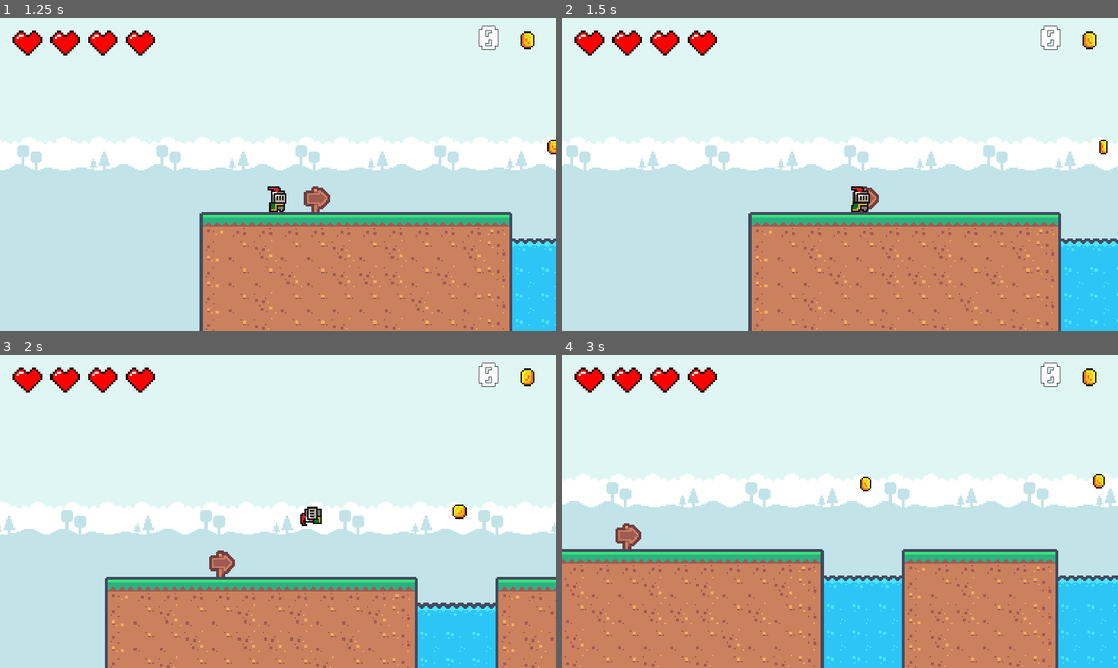
Above: before the commit, frames 1-4 (two rows, left to right).
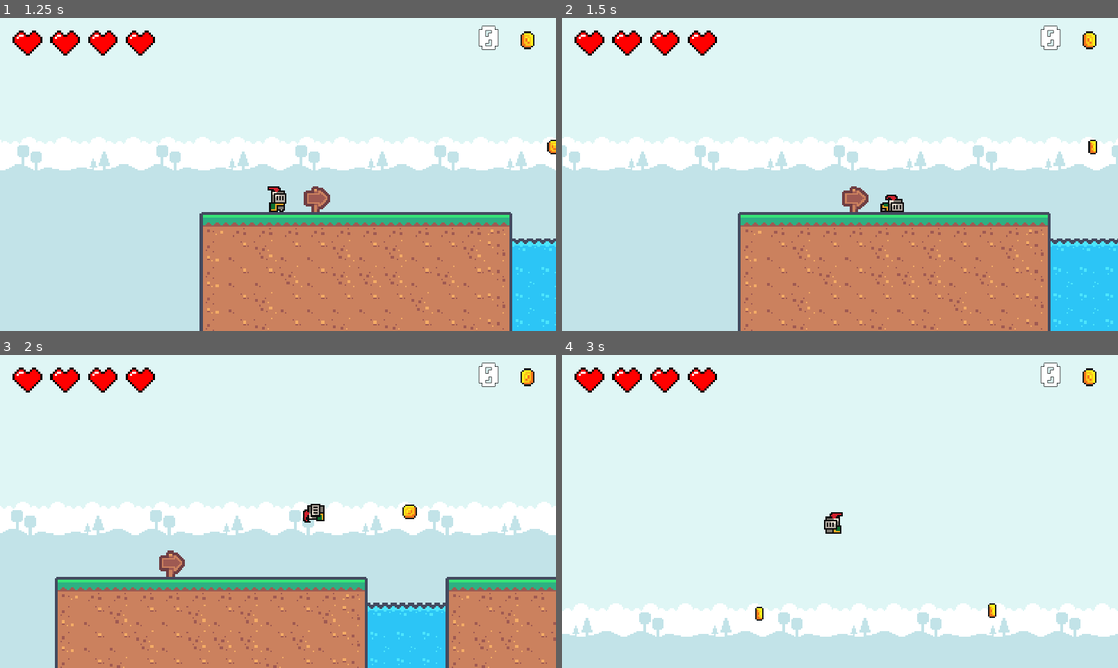
Above: after the commit, the same moments.

Repository: gingeapple182/GRONK-2
Game: Godot game, scene res://scenes/menu/start_screen.tscn
Two runs of this game, one before a commit and one after it. Both use one fixed random seed, a clock stepped at 60 frames per second and the inputs below.
Inputs (mouse positions are in pixels of both pictures, inside the frame that each line leads up to):
- Up to frame 1 (1.25 s): click "Start Game" at 0.5 s
- Up to frame 2 (1.5 s): move the mouse to (962, 158) at 1.27 s; hold Right (move_right) from 1.28 s (still down); right-click (962, 158) at 1.35 s
- Up to frame 3 (2 s): keep holding Right (move_right); tap Up (jump) at 1.52, 1.55, 1.82 s
- Up to frame 4 (3 s): move the mouse to (728, 527) at 2.02 s; tap Up (jump) at 2.1, 2.27, 2.57 s; right-click (728, 527) at 2.3 s; move the mouse to (895, 442) at 2.77 s; release Right (move_right) at 2.78 s; hold Left (move_left) from 2.78 s (still down); right-click (895, 442) at 2.85 s

Frame 1 is identical in both runs. In frame 2, 8.1% of the frame differs, in the area x 0-100%, y 38-100%; in frame 3, 15%; in frame 4, 61%.

Commit message:
Added player dash

Diff:
--- a/gronk-2/Scripts/player.gd
+++ b/gronk-2/Scripts/player.gd
@@ -24,6 +24,9 @@
 const FLASH_INTERVAL := 0.1
 const COYOTE_TIME := 0.15
 const JUMP_BUFFER_TIME := 0.15
+const DASH_SPEED := 350.0
+const DASH_TIME := 0.18
+const DASH_COOLDOWN := 0.4
 
 var max_health := 100.0
 var current_health := max_health
@@ -31,10 +34,15 @@
 var flash_timer := 0.0
 var coyote_timer := 0.0
 var jump_buffer_timer := 0.0
+var dash_timer := 0.0
+var dash_cooldown := 0.0
+var dash_direction := 1
+var dash_in_air := false
 var facing_left := false
+var jumps_remaining : int = GameManager.max_jumps
 
 # State machine setup
-enum PlayerState { IDLE, RUN, JUMP, FALL, HURT, DEAD }
+enum PlayerState { IDLE, RUN, JUMP, FALL, HURT, DEAD, DASH }
 var state = PlayerState.IDLE
 
 func _ready() -> void:
@@ -43,7 +51,8 @@
 func handle_input():
 	var direction = Input.get_axis("move_left", "move_right")
 	var jump_pressed = Input.is_action_just_pressed("jump")
-	return [direction, jump_pressed]
+	var dash_pressed = Input.is_action_just_pressed("dash")
+	return [direction, jump_pressed, dash_pressed]
 
 # --- STATE MACHINE ---
 
@@ -59,17 +68,23 @@
 	else:
 		animated_sprite.visible = true
 
-	# Apply gravity
-	if not is_on_floor():
+	# Dash cooldown timer
+	if dash_cooldown > 0.0:
+		dash_cooldown -= delta
+
+	# Apply gravity (not during dash)
+	if not is_on_floor() and state != PlayerState.DASH:
 		velocity += get_gravity() * delta
 
 	var input = handle_input()
 	var direction = input[0]
 	var jump_pressed = input[1]
+	var dash_pressed = input[2]
 
 	# Update coyote timer
 	if is_on_floor():
 		coyote_timer = COYOTE_TIME
+		jumps_remaining = GameManager.max_jumps
 	else:
 		coyote_timer -= delta
 
@@ -81,36 +96,41 @@
 
 	match state:
 		PlayerState.IDLE:
-			state_idle(direction, jump_pressed)
+			state_idle(direction, dash_pressed)
 		PlayerState.RUN:
-			state_run(direction, jump_pressed)
+			state_run(direction, dash_pressed)
 		PlayerState.JUMP:
-			state_jump(direction)
+			state_jump(direction, dash_pressed)
 		PlayerState.FALL:
-			state_fall(direction)
+			state_fall(direction, dash_pressed)
 		PlayerState.HURT:
 			state_hurt()
 		PlayerState.DEAD:
 			state_dead()
+		PlayerState.DASH:
+			state_dash(jump_pressed)
 
 	move_and_slide()
 
 # --- STATE LOGIC FUNCTIONS ---
 
-func state_idle(direction, jump_pressed):
+func state_idle(direction, dash_pressed):
 	if jump_buffer_timer > 0.0 and coyote_timer > 0.0:
 		velocity.y = JUMP_VELOCITY
 		jump.play()
 		emit_signal("jumped")
 		set_state(PlayerState.JUMP)
 		jump_buffer_timer = 0.0
+		jumps_remaining -= 1
+	elif dash_pressed and dash_cooldown <= 0.0:
+		start_dash()
 	elif direction != 0:
 		set_state(PlayerState.RUN)
 	velocity.x = move_toward(velocity.x, 0, SPEED)
 	# Always face the last direction moved
 	animated_sprite.flip_h = facing_left
 
-func state_run(direction, jump_pressed):
+func state_run(direction, dash_pressed):
 	velocity.x = direction * SPEED
 	if direction != 0:
 		facing_left = direction < 0
@@ -123,18 +143,52 @@
 		emit_signal("jumped")
 		set_state(PlayerState.JUMP)
 		jump_buffer_timer = 0.0
-
-func state_jump(direction):
+		jumps_remaining -= 1
+	elif dash_pressed and dash_cooldown <= 0.0:
+		start_dash()
+
+func state_jump(direction, dash_pressed):
 	velocity.x = direction * SPEED
 	animated_sprite.flip_h = direction < 0
+	if jump_buffer_timer > 0.0 and jumps_remaining > 0:
+		velocity.y = JUMP_VELOCITY
+		jump.play()
+		emit_signal("jumped")
+		jump_buffer_timer = 0.0
+		jumps_remaining -= 1
+	elif dash_pressed and dash_cooldown <= 0.0:
+		start_dash()
 	if velocity.y > 0:
 		set_state(PlayerState.FALL)
 
-func state_fall(direction):
+func state_fall(direction, dash_pressed):
 	velocity.x = direction * SPEED
 	animated_sprite.flip_h = direction < 0
+	if jump_buffer_timer > 0.0 and jumps_remaining > 0:
+		velocity.y = JUMP_VELOCITY
+		jump.play()
+		emit_signal("jumped")
+		jump_buffer_timer = 0.0
+		jumps_remaining -= 1
+	elif dash_pressed and dash_cooldown <= 0.0:
+		start_dash()
 	if is_on_floor():
 		set_state(PlayerState.IDLE)
+
+func state_dash(jump_pressed):
+	# Lock direction and ignore input
+	velocity.x = dash_direction * DASH_SPEED
+	velocity.y = 0 if not dash_in_air else velocity.y
+	dash_timer -= get_process_delta_time()
+	if jump_pressed:
+		set_state(PlayerState.JUMP)
+		return
+	if dash_timer <= 0.0:
+		dash_cooldown = DASH_COOLDOWN
+		if is_on_floor():
+			set_state(PlayerState.IDLE)
+		else:
+			set_state(PlayerState.FALL)
 
 func state_hurt():
 	if hurt_time <= 0:
@@ -145,6 +199,14 @@
 
 func state_dead():
 	velocity = Vector2.ZERO
+
+# --- DASH HELPER ---
+
+func start_dash():
+	dash_direction = -1 if facing_left else 1
+	dash_in_air = not is_on_floor()
+	dash_timer = DASH_TIME
+	set_state(PlayerState.DASH)
 
 # --- STATE TRANSITION & ANIMATION ---
 
@@ -168,6 +230,8 @@
 			hurtSound.play()
 		PlayerState.DEAD:
 			animated_sprite.play("hurt")
+		PlayerState.DASH:
+			animated_sprite.play("dash")
 
 # --- CUSTOM FUNCTIONS ---
 
--- a/gronk-2/project.godot
+++ b/gronk-2/project.godot
@@ -51,6 +51,11 @@
 , Object(InputEventKey,"resource_local_to_scene":false,"resource_name":"","device":-1,"window_id":0,"alt_pressed":false …(183 unchanged characters)…
 ]
 }
+dash={
+"deadzone": 0.5,
+"events": [Object(InputEventMouseButton,"resource_local_to_scene":false,"resource_name":"","device":-1,"window_id":0,"alt_pressed":false,"shift_pressed":false,"ctrl_pressed":false,"meta_pressed":false,"button_mask":2,"position":Vector2(464, 8),"global_position":Vector2(473, 54),"factor":1.0,"button_index":2,"canceled":false,"pressed":true,"double_click":false,"script":null)
+]
+}
 
 [rendering]
 
--- a/gronk-2/scenes/game_objects/player.tscn
+++ b/gronk-2/scenes/game_objects/player.tscn
@@ -1,10 +1,18 @@
-[gd_scene load_steps=36 format=3 uid="uid://0luqwl32q1mv"]
+[gd_scene load_steps=38 format=3 uid="uid://0luqwl32q1mv"]
 
 [ext_resource type="Texture2D" uid="uid://uv4ol6jgljb5" path="res://assets/sprites/brackeys/knight.png" id="1_fvshb"]
 [ext_resource type="Script" path="res://scripts/player.gd" id="1_oy1gx"]
 [ext_resource type="AudioStream" uid="uid://blt115htm3sly" path="res://assets/sounds/jump.wav" id="3_03oqu"]
 [ext_resource type="AudioStream" uid="uid://dhti1dibwn3j" path="res://assets/sounds/hurt.wav" id="4_snjbg"]
 
+[sub_resource type="AtlasTexture" id="AtlasTexture_0yu8k"]
+atlas = ExtResource("1_fvshb")
+region = Rect2(64, 224, 32, 32)
+
+[sub_resource type="AtlasTexture" id="AtlasTexture_adpmu"]
+atlas = ExtResource("1_fvshb")
+region = Rect2(96, 224, 32, 32)
+
 [sub_resource type="AtlasTexture" id="AtlasTexture_8rr32"]
 atlas = ExtResource("1_fvshb")
 region = Rect2(32, 192, 32, 32)
@@ -119,6 +127,41 @@
 
 [sub_resource type="SpriteFrames" id="SpriteFrames_5gijo"]
 animations = [{
+"frames": [{
+"duration": 1.0,
+"texture": SubResource("AtlasTexture_0yu8k")
+}, {
+"duration": 1.0,
+"texture": SubResource("AtlasTexture_adpmu")
+}, {
+"duration": 1.0,
+"texture": SubResource("AtlasTexture_adpmu")
+}, {
+"duration": 1.0,
+"texture": SubResource("AtlasTexture_adpmu")
+}, {
+"duration": 1.0,
+"texture": SubResource("AtlasTexture_adpmu")
+}, {
+"duration": 1.0,
+"texture": SubResource("AtlasTexture_adpmu")
+}, {
+"duration": 1.0,
+"texture": SubResource("AtlasTexture_adpmu")
+}, {
+"duration": 1.0,
+"texture": SubResource("AtlasTexture_adpmu")
+}, {
+"duration": 1.0,
+"texture": SubResource("AtlasTexture_adpmu")
+}, {
+"duration": 1.0,
+"texture": SubResource("AtlasTexture_0yu8k")
+}],
+"loop": false,
+"name": &"dash",
+"speed": 8.0
+}, {
 "frames": [{
 "duration": 1.0,
 "texture": SubResource("AtlasTexture_8rr32")
@@ -237,10 +280,8 @@
 [node name="AnimatedSprite2D" type="AnimatedSprite2D" parent="."]
 position = Vector2(0, -12)
 sprite_frames = SubResource("SpriteFrames_5gijo")
-animation = &"hurt"
+animation = &"dash"
 autoplay = "idle"
-frame = 3
-frame_progress = 1.0
 
 [node name="CollisionShape2D" type="CollisionShape2D" parent="."]
 position = Vector2(0, -6)
@@ -269,4 +310,3 @@
 
 [connection signal="timeout" from="Timer" to="." method="_on_timer_timeout"]
 [connection signal="area_entered" from="StompArea" to="." method="_on_stomp_area_area_entered"]
-[connection signal="body_entered" from="StompArea" to="." method="_on_stomp_area_body_entered"]
--- a/gronk-2/scripts/global_scripts/game_manager.gd
+++ b/gronk-2/scripts/global_scripts/game_manager.gd
@@ -10,6 +10,7 @@
 @export var playerHealth = 100
 # 0 = start : 1 = lvl 1 pause : 2 = lvl 2 pause : 3 = lvl 3 pause
 @export var gameLocation = 0
+@export var max_jumps = 1
 
 func _ready():
 	pass
--- a/gronk-2/scripts/next_level.gd
+++ b/gronk-2/scripts/next_level.gd
@@ -13,11 +13,15 @@
 		get_tree().change_scene_to_file("res://scenes/levels/level_one.tscn")
 		GameManager.level = 1
 		GameManager.gameLocation = 1
+		# Restrict to single jump
+		GameManager.max_jumps = 1
 	elif GameManager.level == 1:
 		level_manager.save_score()
 		get_tree().change_scene_to_file("res://scenes/levels/level_two.tscn")
 		GameManager.level = 2
 		GameManager.gameLocation = 2
+		# Allow double jump
+		GameManager.max_jumps = 2
 	elif GameManager.level == 2:
 		level_manager.save_score()
 		get_tree().change_scene_to_file("res://scenes/menu/end_screen.tscn")
